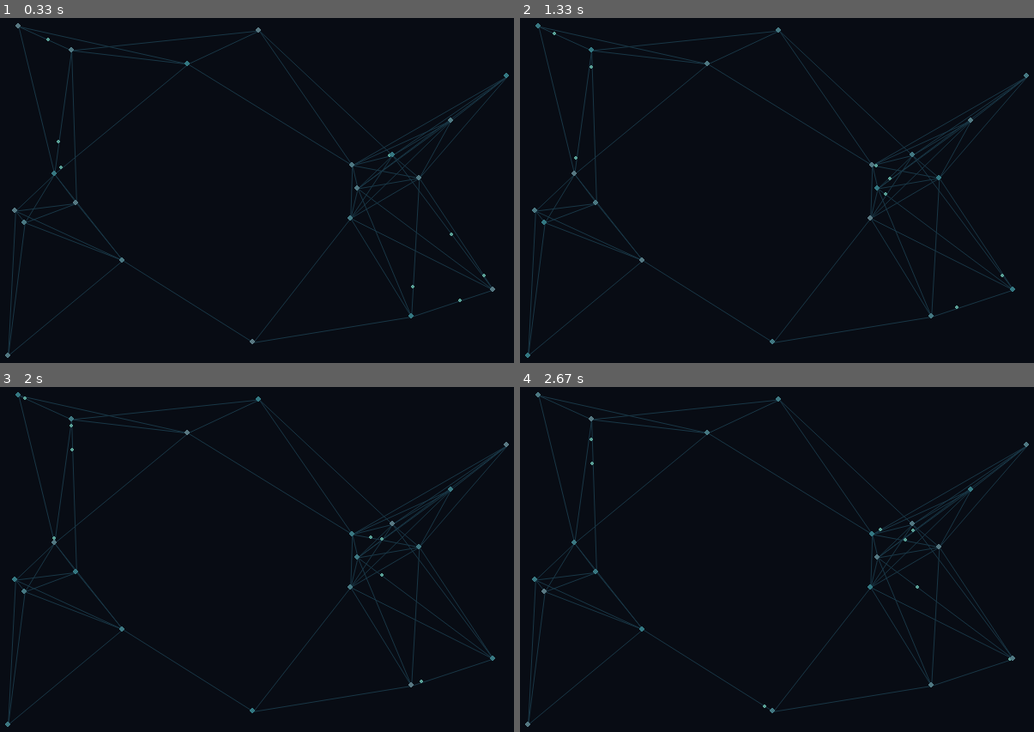
Above: before the commit, frames 1-4 (two rows, left to right).
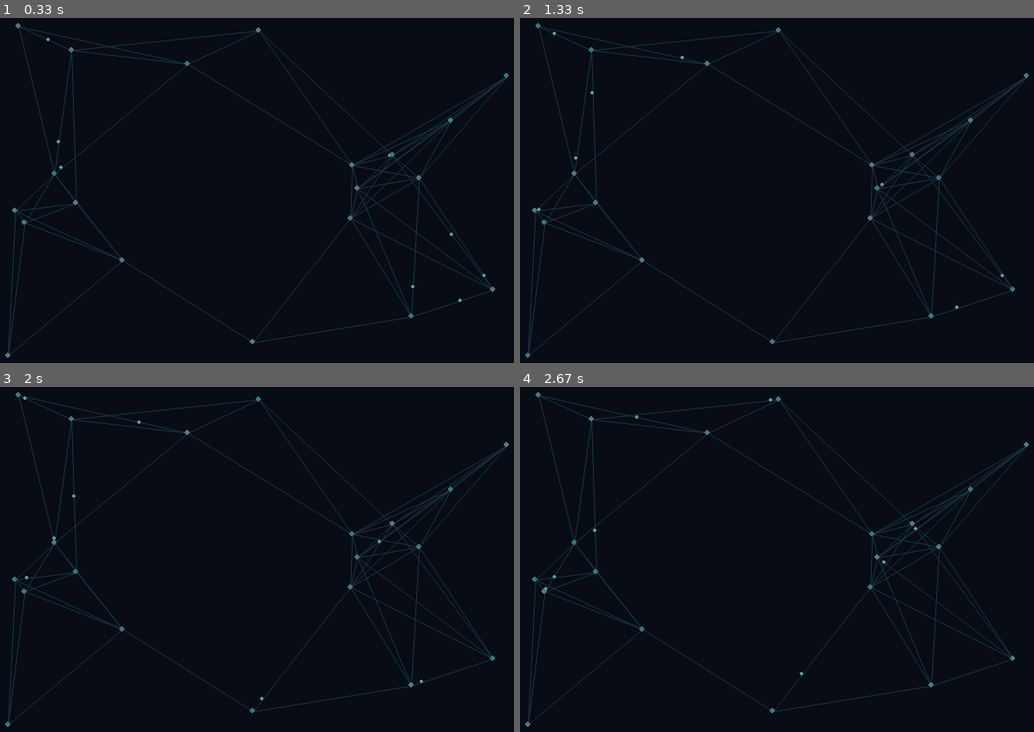
Above: after the commit, the same moments.

Repository: vienox/PygameBackround
Game: pygame game, started from my_background.py
Two runs of this game, one before a commit and one after it. Both use one fixed random seed, a clock stepped at 60 frames per second and the inputs below.
Inputs:
- Up to frame 1 (0.33 s): no input
- Up to frame 2 (1.33 s): no input
- Up to frame 3 (2 s): no input
- Up to frame 4 (2.67 s): no input

Frame 1 is identical in both runs. In frame 2, less than 0.1% of the frame differs, in the area x 3-73%, y 10-56%; in frame 3, less than 0.1%; in frame 4, less than 0.1%, in the area x 4-96%, y 3-94%.

Commit message:
refactor 2

Diff:
--- a/my_background.py
+++ b/my_background.py
@@ -1,25 +1,20 @@
 """
 Proste animowane tlo blockchain do pygame.
-Kropki oznaczaja wezly sieci, linie polaczenia, a male punkty dane
-przesylane miedzy wezlami. Animowane sa pulsowanie wezlow i ruch danych.
+Kropki to wezly sieci, linie to polaczenia, a male punkty to dane przesylane
+miedzy wezlami. Animowane sa pulsowanie wezlow i ruch danych po liniach.
 Tlo pasuje do symulacji blockchain, konsensusu i propagacji blokow.
 """
 
-from abc import ABC, abstractmethod
 import math
 import random
 import pygame
 
+class AbstractBackground:
+    def update(self, dt):
+        raise NotImplementedError
 
-class AbstractBackground(ABC):
-    @abstractmethod
-    def update(self, dt):
-        pass
-
-    @abstractmethod
     def draw(self, screen):
-        pass
-
+        raise NotImplementedError
 
 class MyBackground(AbstractBackground):
     def __init__(self, width, height, node_count=20):
@@ -27,22 +22,19 @@
         self.height = height
         self.time = 0
         self.random = random.Random(7)
-        self.nodes = []
+        self.nodes = [
+            {
+                "x": self.random.uniform(0.08, 0.92),
+                "y": self.random.uniform(0.10, 0.90),
+                "phase": self.random.uniform(0, math.tau),
+            }
+            for _ in range(node_count)
+        ]
         self.lines = []
         self.packets = []
-        self.make_nodes(node_count)
         self.make_lines()
         for _ in range(8):
             self.add_packet()
-
-    def make_nodes(self, node_count):
-        for _ in range(node_count):
-            self.nodes.append({
-                "x": self.random.uniform(0.08, 0.92),
-                "y": self.random.uniform(0.10, 0.90),
-                "phase": self.random.uniform(0, math.tau),
-            })
-
     def make_lines(self):
         for i in range(len(self.nodes)):
             for j in range(i + 1, len(self.nodes)):
@@ -50,7 +42,6 @@
                 dy = self.nodes[i]["y"] - self.nodes[j]["y"]
                 if math.hypot(dx, dy) < 0.30:
                     self.lines.append((i, j))
-
     def add_packet(self):
         if self.lines:
             self.packets.append({
@@ -58,7 +49,6 @@
                 "t": self.random.random(),
                 "speed": self.random.uniform(0.12, 0.35),
             })
-
     def update(self, dt):
         self.time += dt
         for packet in self.packets:
@@ -66,24 +56,12 @@
             if packet["t"] > 1:
                 packet["line"] = self.random.randrange(len(self.lines))
                 packet["t"] = 0
-                packet["speed"] = self.random.uniform(0.12, 0.35)
-
     def draw(self, screen):
         self.width, self.height = screen.get_size()
         screen.fill((8, 12, 20))
-        points = self.get_points()
-        self.draw_lines(screen, points)
-        self.draw_packets(screen, points)
-        self.draw_nodes(screen, points)
-
-    def get_points(self):
-        return [(n["x"] * self.width, n["y"] * self.height) for n in self.nodes]
-
-    def draw_lines(self, screen, points):
+        points = [(n["x"] * self.width, n["y"] * self.height) for n in self.nodes]
         for a, b in self.lines:
             pygame.draw.aaline(screen, (25, 55, 70), points[a], points[b])
-
-    def draw_packets(self, screen, points):
         for packet in self.packets:
             a, b = self.lines[packet["line"]]
             x1, y1 = points[a]
@@ -91,13 +69,10 @@
             x = x1 + (x2 - x1) * packet["t"]
             y = y1 + (y2 - y1) * packet["t"]
             pygame.draw.circle(screen, (90, 160, 150), (int(x), int(y)), 2)
-
-    def draw_nodes(self, screen, points):
         for node, (x, y) in zip(self.nodes, points):
             pulse = math.sin(self.time * 2 + node["phase"])
             color = 70 + int(pulse * 20)
             pygame.draw.circle(screen, (color, 120, 130), (int(x), int(y)), 3)
-
 
 def run_demo():
     pygame.init()
@@ -115,6 +90,5 @@
         pygame.display.flip()
     pygame.quit()
 
-
 if __name__ == "__main__":
     run_demo()
